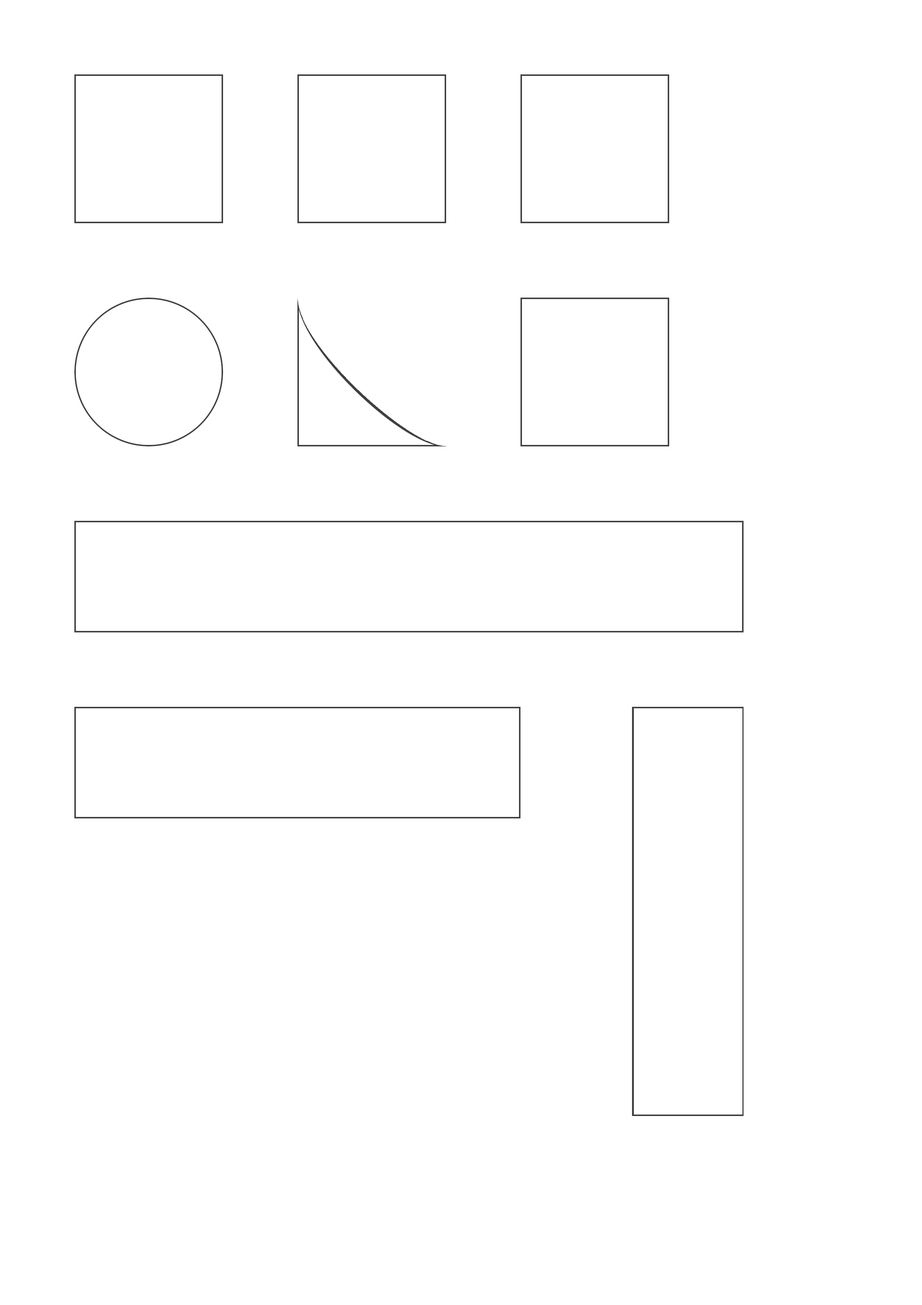
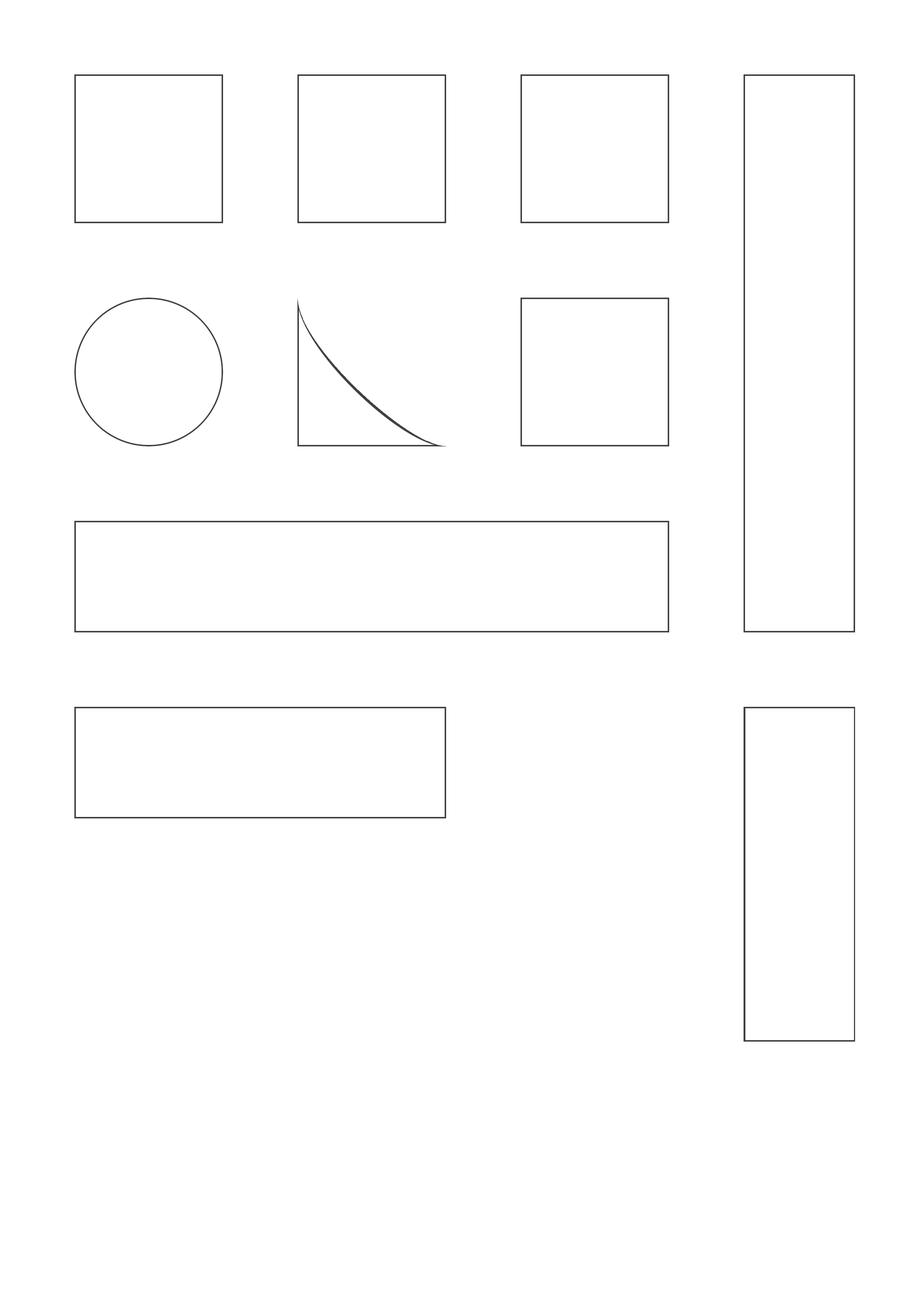
Layers edited between the first and the second 922x1305 image:
painted on "Arrière-plan" over [444, 74, 856, 1116]
